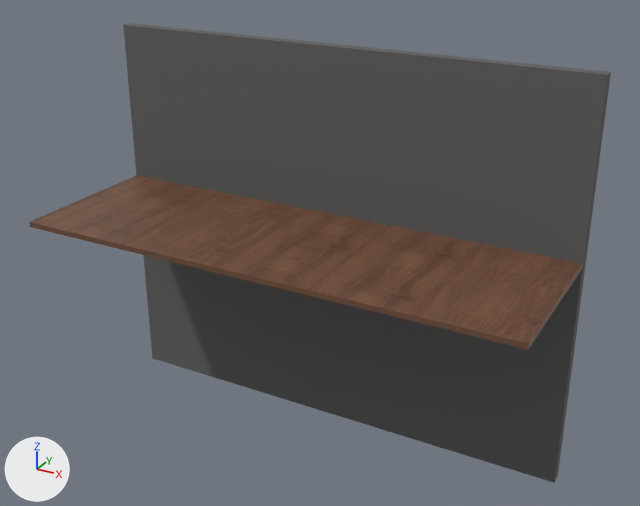
Renders of the glTF model public/shelf.glb from each side of a commit.
Camera for both pictures: a 50 mm lens placed at (0.845, -1.393, 0.702), pointed at (0.037, 0.075, -0.032). The axes (+X, +Y, +Z) are drawn at lower left. The lights are the same throughout. The first picture is the older version. Where no turn or scale is listed for an object, it has been applied to the vertices. Vertices at exactly the same position are counted once.
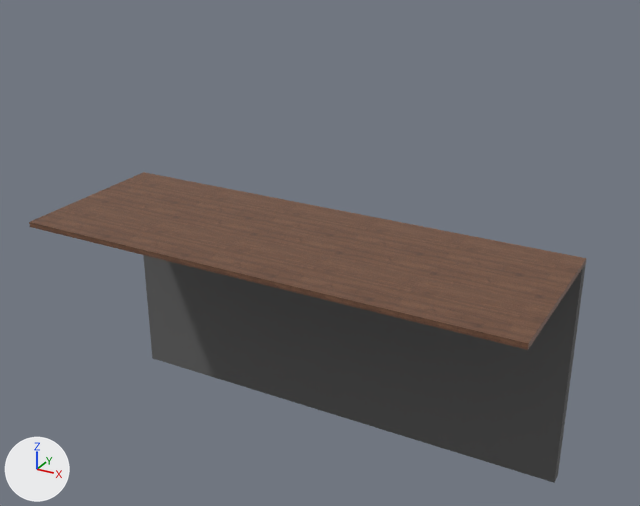
Where the change shows, as pixel boxes [x1, y1, x2, y2] in the pictures (640 x 506 px):
'Cube.003', reshaped (32% shorter)
    before: [29, 23, 611, 483]
    after: [29, 172, 586, 483]
part 1 of me_cube_005, cut back
    before: [123, 23, 611, 263]
    after: [137, 172, 586, 263]
part 2 of me_cube_005, surface changed
    both: [76, 175, 586, 344]

The change, as a list of edits to the scene's bpy script:
```text
Change me_cube_005:
    used by ob_cube_003; location = (0.0, 0.0, 0.0)
    verts and faces of me_cube_005; kept vertices keep their numbers, new ones are numbered from 36
    before: 3 (-0.541, 0.197, 0.006) at pixel (136, 175), 7 (0.541, 0.197, 0.006) at pixel (582, 263), 24 (-0.541, 0.225, 0.006), 27 (0.541, 0.225, 0.006) at pixel (586, 258), 28 (-0.541, 0.197, 0.366) at pixel (123, 24)
    before: 29 (0.541, 0.197, 0.366) at pixel (607, 74), 30 (-0.541, 0.225, 0.366) at pixel (131, 23), 31 (0.541, 0.225, 0.366) at pixel (610, 71)
    remove me_cube_005.from_pydata(...)  # 36 vertices, 60 faces; spans x -0.541..0.541, y -0.154..0.225, z -0.508..0.366
    add me_cube_005.from_pydata(...)  # 32 vertices, 52 faces; spans x -0.541..0.541, y -0.154..0.225, z -0.508..0.006
    me_cube_005 part 1
    add delete_vertices([*range(28, 32)])  # with the faces that use them
    add faces += [(7, 27, 24), (3, 7, 24)]  # mat_wood (picture img_dark_walnut_wood_texture_264)
    me_cube_005 part 2: 50 kept faces spanning x -0.541..0.541, y -0.154..0.225, z -0.508..0.006 get new texture (UV) coordinates
    other edits to the shape of me_cube_005 do not show in these pictures
```
